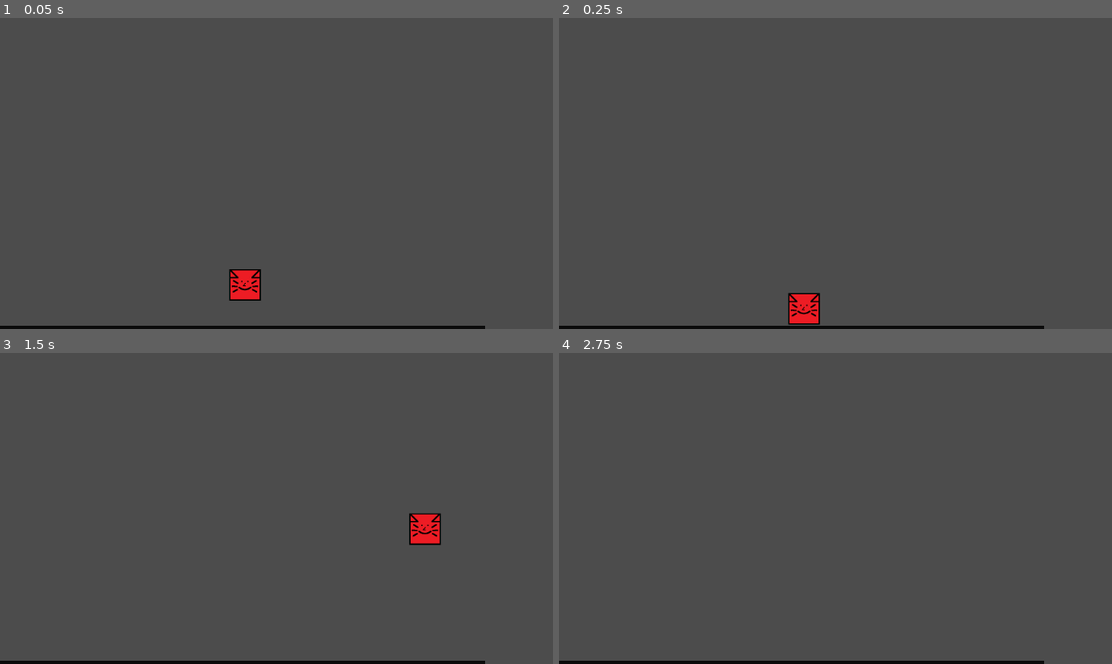
Above: before the commit, frames 1-4 (two rows, left to right).
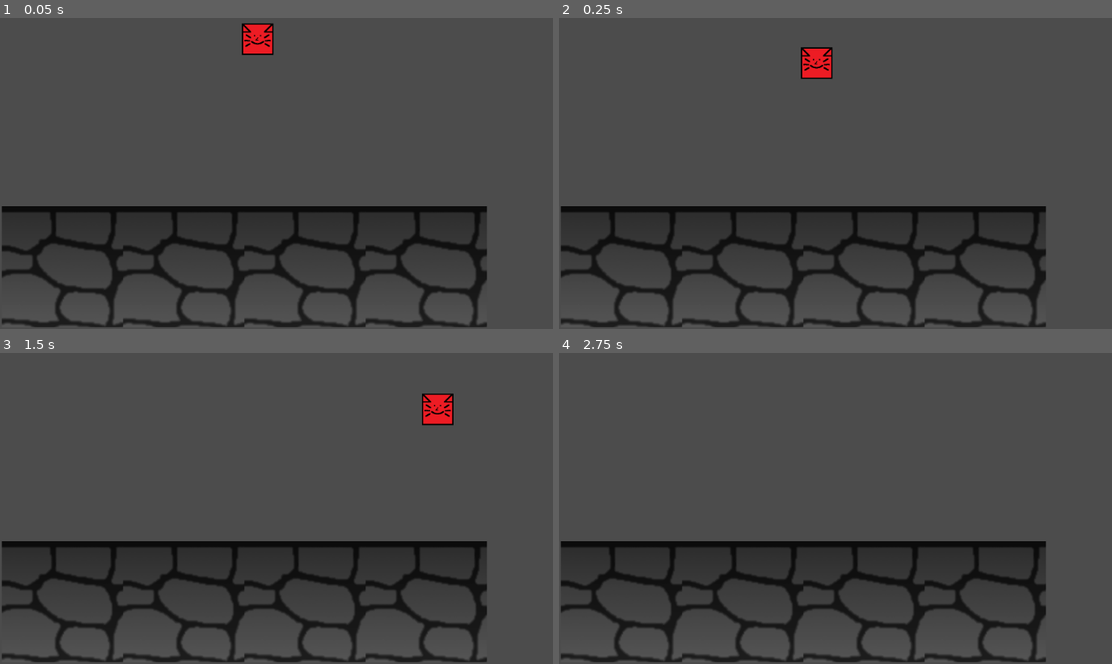
Above: after the commit, the same moments.

Repository: Pyro569/Stranded-in-the-Sewers
Game: Godot game, scene res://Game.tscn
Same seed, same stepped clock (60 frames per second), same inputs: the game is played once before the commit and once after it.
Inputs:
- Up to frame 1 (0.05 s): no input
- Up to frame 2 (0.25 s): no input
- Up to frame 3 (1.5 s): hold Left (move_left2) 0.53-1.28 s; hold D (move_right) from 0.53 s (still down); tap W (move_up) at 0.77, 1.07 s; tap Right (move_right2) at 0.8, 1.35 s
- Up to frame 4 (2.75 s): tap W (move_up) at 1.52, 1.82, 2.3 s; tap Up (move_up2) at 1.55 s; release D (move_right) at 2.03 s; hold A (move_left) from 2.03 s (still down); hold Up (move_up2) from 2.03 s (still down)

The runs differ from the first frame. In frame 1, 16% of the frame differs, in the area x 0-89%, y 1-100%; in frame 2, 16%; in frame 3, 16%, in the area x 0-89%, y 12-100%; in frame 4, 15%.

Commit message:
Added Things

Diff:
--- /dev/null
+++ b/Assets/Scripts/Player2.gd
@@ -0,0 +1,26 @@
+extends KinematicBody2D
+
+const GRAVITY = 20
+const JUMPSPEED = 700
+const FLOOR = Vector2(0, -1)
+
+var velocity = Vector2.ZERO
+
+var maxSpeed = 300
+
+func _physics_process(delta):
+	if Input.is_action_pressed("move_right2"):
+		velocity.x = +maxSpeed
+	elif Input.is_action_pressed("move_left2"):
+		velocity.x = -maxSpeed
+	elif is_on_floor():
+		velocity.x = 0
+
+
+	if Input.is_action_pressed("move_up2"):
+		if is_on_floor():
+			velocity.y = - JUMPSPEED
+
+	velocity.y += GRAVITY
+
+	move_and_slide(velocity, FLOOR)
--- a/Game.tscn
+++ b/Game.tscn
@@ -1,8 +1,9 @@
-[gd_scene load_steps=10 format=2]
+[gd_scene load_steps=11 format=2]
 
 [ext_resource path="res://Assets/Images/Unused/Cat.png" type="Texture" id=1]
 [ext_resource path="res://Assets/Scripts/Player.gd" type="Script" id=2]
 [ext_resource path="res://Assets/Images/Unused/Ground.png" type="Texture" id=3]
+[ext_resource path="res://Assets/Images/Unused/Drain.png" type="Texture" id=5]
 
 [sub_resource type="SpriteFrames" id=1]
 animations = [ {
@@ -69,37 +70,57 @@
 "shape_transform": Transform2D( 1, 0, 0, 1, 0, 0 )
 } ]
 1/z_index = 0
+2/name = "Drain.png 2"
+2/texture = ExtResource( 5 )
+2/tex_offset = Vector2( 0, 0 )
+2/modulate = Color( 1, 1, 1, 1 )
+2/region = Rect2( 0, 0, 96, 96 )
+2/tile_mode = 0
+2/occluder_offset = Vector2( 0, 0 )
+2/navigation_offset = Vector2( 0, 0 )
+2/shape_offset = Vector2( 0, 0 )
+2/shape_transform = Transform2D( 1, 0, 0, 1, 0, 0 )
+2/shape_one_way = false
+2/shape_one_way_margin = 0.0
+2/shapes = [  ]
+2/z_index = 0
 
 [sub_resource type="RectangleShape2D" id=7]
 extents = Vector2( 383.5, 96 )
 
 [node name="Game" type="Node"]
 
-[node name="Node2D2" type="Node2D" parent="."]
+[node name="Player1" type="Node2D" parent="."]
 
-[node name="KinematicBody2D" type="KinematicBody2D" parent="Node2D2"]
-position = Vector2( 268, 420 )
+[node name="Player1" type="KinematicBody2D" parent="Player1"]
+position = Vector2( 288, 30 )
 script = ExtResource( 2 )
 
-[node name="AnimatedSprite" type="AnimatedSprite" parent="Node2D2/KinematicBody2D"]
+[node name="AnimatedSprite" type="AnimatedSprite" parent="Player1/Player1"]
 position = Vector2( 120, 108 )
 scale = Vector2( 0.5, 0.5 )
 frames = SubResource( 1 )
 animation = "walk"
 
-[node name="CollisionShape2D" type="CollisionShape2D" parent="Node2D2/KinematicBody2D"]
+[node name="CollisionShape2D" type="CollisionShape2D" parent="Player1/Player1"]
 position = Vector2( 120, 108 )
 shape = SubResource( 2 )
 
+[node name="Camera2D" type="Camera2D" parent="Player1/Player1"]
+position = Vector2( 120, 108 )
+
 [node name="Node2D" type="Node2D" parent="."]
+position = Vector2( -51, 168 )
 
 [node name="TileMap" type="TileMap" parent="Node2D"]
-position = Vector2( 384, 531 )
+position = Vector2( 438, 173 )
 tile_set = SubResource( 4 )
 format = 1
 tile_data = PoolIntArray( 131066, 0, 0, 131069, 0, 0, 65536, 0, 0, 65539, 0, 0 )
 
 [node name="Area2D" type="Area2D" parent="Node2D/TileMap"]
+monitoring = false
+monitorable = false
 
 [node name="CollisionShape2D" type="CollisionShape2D" parent="Node2D/TileMap/Area2D"]
 position = Vector2( -0.5, 160 )
--- /dev/null
+++ b/Player.gd
@@ -0,0 +1,16 @@
+extends KinematicBody2D
+
+
+# Declare member variables here. Examples:
+# var a = 2
+# var b = "text"
+
+
+# Called when the node enters the scene tree for the first time.
+func _ready():
+	pass # Replace with function body.
+
+
+# Called every frame. 'delta' is the elapsed time since the previous frame.
+#func _process(delta):
+#	pass
--- /dev/null
+++ b/Player2.gd
@@ -0,0 +1,16 @@
+extends KinematicBody2D
+
+
+# Declare member variables here. Examples:
+# var a = 2
+# var b = "text"
+
+
+# Called when the node enters the scene tree for the first time.
+func _ready():
+	pass # Replace with function body.
+
+
+# Called every frame. 'delta' is the elapsed time since the previous frame.
+#func _process(delta):
+#	pass
